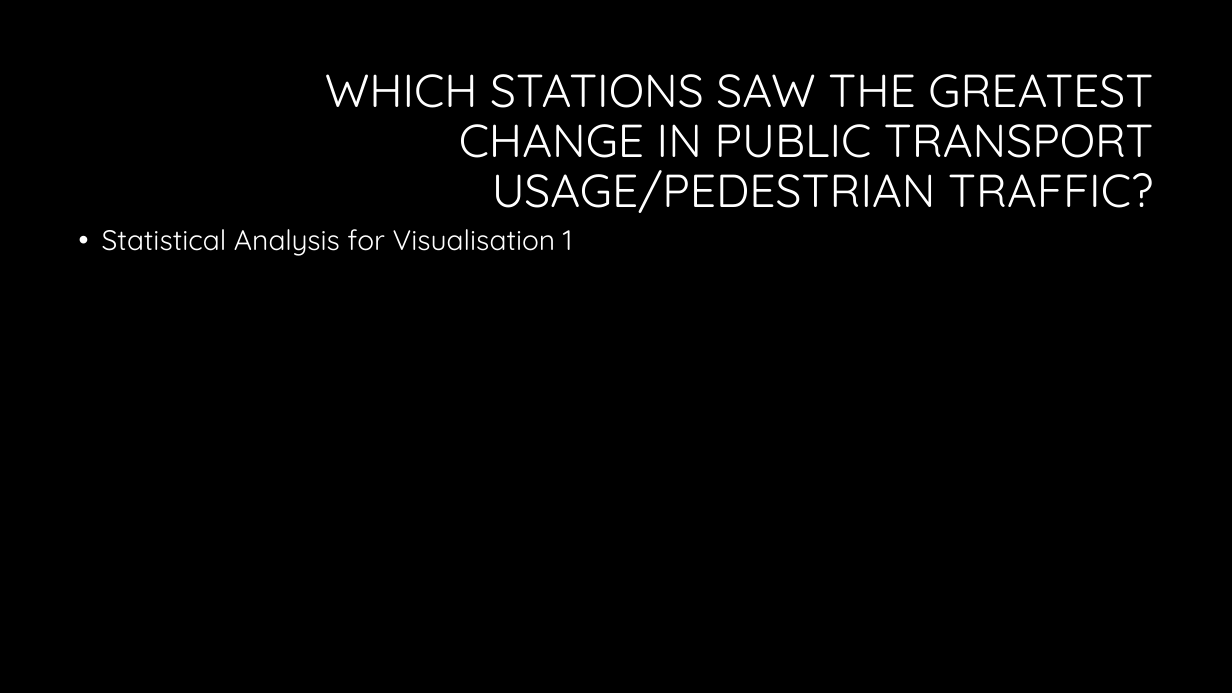
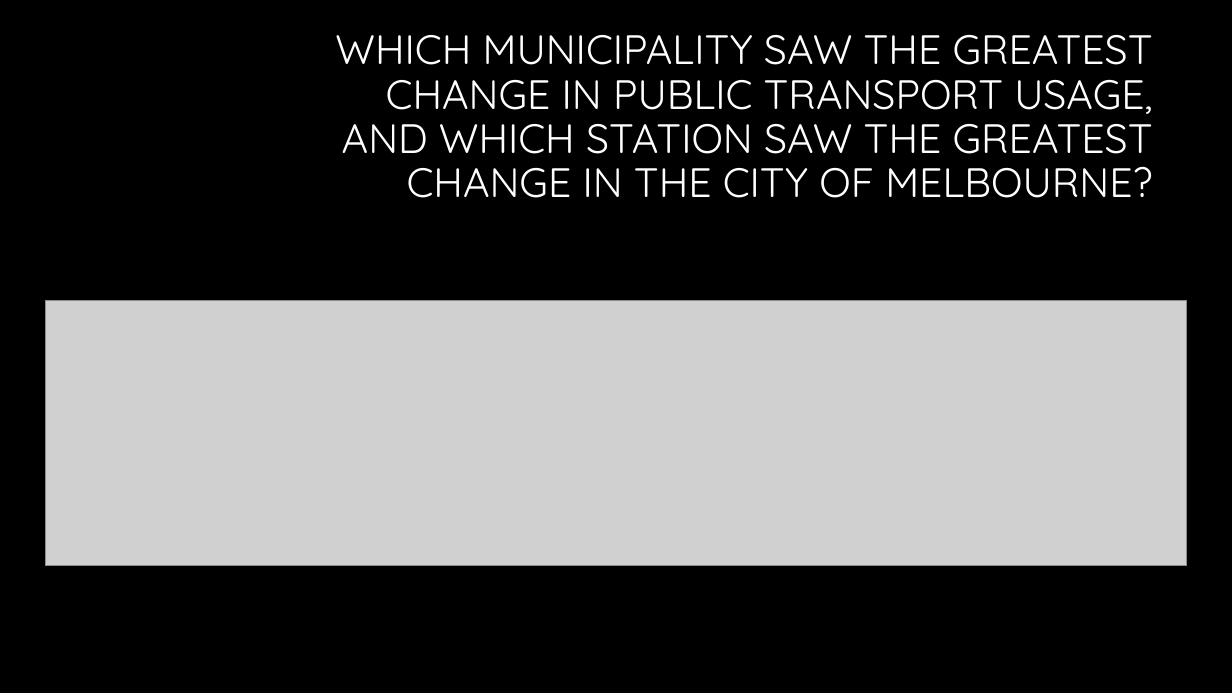
Before and after one commit to hendaman/project-1-challenge, a slide deck: slide 21 of Presentation/Exploring Mobility Patterns in Metropolitan Melbourne Presentation.pptx (slide 9 before the commit). Drawn at 1232x693 pixels with LibreOffice and Linux fonts; fonts in the diff are those of the drawing; grey boxes stand for pictures; background and template pictures are left out. Boxes give left, top, right and bottom in pixels: in the first picture for what was removed or moved away, otherwise in the second. Text is boxed around its words. In the diff, an @@ line names an element or a change of style, - is before the commit and + after.

```diff
--- a/Presentation/Exploring Mobility Patterns in Metropolitan Melbourne Presentation.pptx
+++ b/Presentation/Exploring Mobility Patterns in Metropolitan Melbourne Presentation.pptx
@@ title at <box>335,35,1153,198</box>: text changed; size 36 to 32 pt @@
-WHICH STATIONS SAW THE GREATEST CHANGE IN PUBLIC TRANSPORT USAGE/PEDESTRIAN TRAFFIC?
+WHICH MUNICIPALITY SAW THE GREATEST CHANGE IN PUBLIC TRANSPORT USAGE, AND WHICH STATION SAW THE GREATEST CHANGE IN THE CITY OF MELBOURNE?
@@ text removed at <box>102,229,572,256</box> @@
-• Statistical Analysis for Visualisation 1
@@ picture added at <box>45,300,1187,566</box> @@
```
Also in this commit, not shown: 22 other slides changed, 11 slides added, 3 other files.
